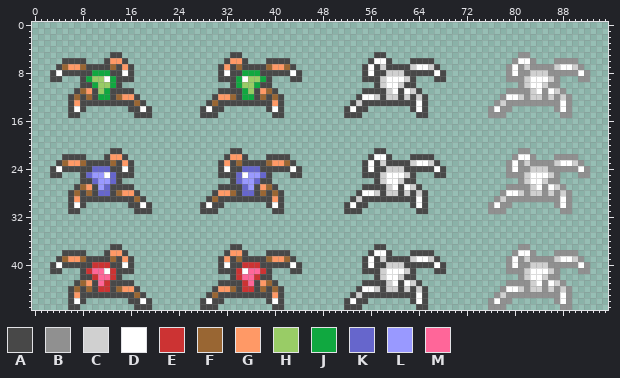
Sprite sheet, stored at data/sprites/enemies/beetle.png. This is how it looked before the edit.
The file is 96x48 pixels.
Palette (. is transparent): A #484848  B #909090  C #d0d0d0  D #ffffff  E #cc3333  F #996633  G #ff9966  H #99cc66  J #10a840  K #6666cc  L #9999ff  M #ff6699
The result:
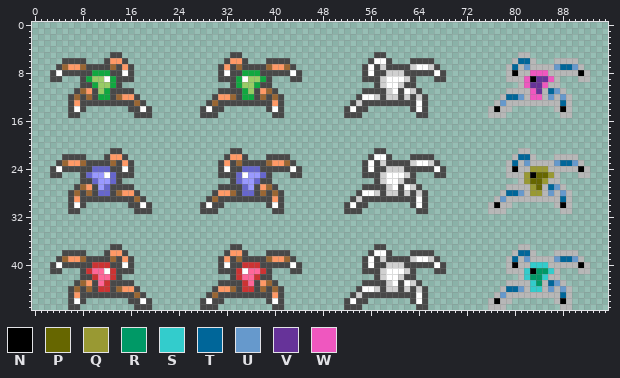
Colours new in this view: N #000000  P #666600  Q #999933  R #009966  S #33cccc  T #006699  U #6699cc  V #663399  W #ef57bf
The exact change:
colour B: #909090 -> #b7b7b7
Changed rows in their new state; - is a pixel that keeps its letter.
first column x 77:
 6 ----TT---------
 7 ---T-U----UTTU-
 8 ---N--WWW-----N
 9 -----WNVVW-----
10 -----WVVW------
11 ------WV-TU----
12 --TTU-WW-U-U---
13 -U---------T---
14 N----------N---
first column x 77:
22 ----TT---------
23 ---T-U----UTTU-
24 ---N--QQQ-----N
25 -----QNPPQ-----
26 -----QPPQ------
27 ------QP-TU----
28 --TTU-QQ-U-U---
29 -U---------T---
30 N----------N---
first column x 77:
38 ----TT---------
39 ---T-U----UTTU-
40 ---N--SSS-----N
41 -----SNRRS-----
42 -----SRRS------
43 ------SR-TU----
44 --TTU-SS-U-U---
45 -U---------T---
46 N----------N---
Changed places in both pictures, as pixel boxes (x1, y1, x2, y2):
changed: (488, 52, 590, 118)
changed: (488, 148, 590, 214)
changed: (488, 244, 590, 310)
